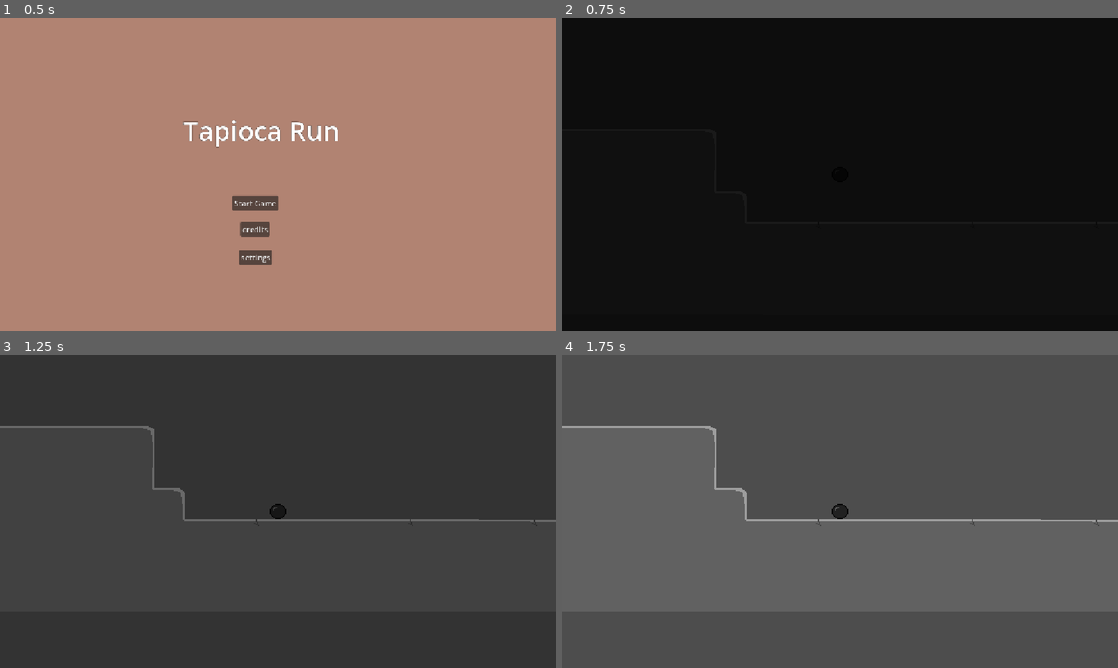
Above: before the commit, frames 1-4 (two rows, left to right).
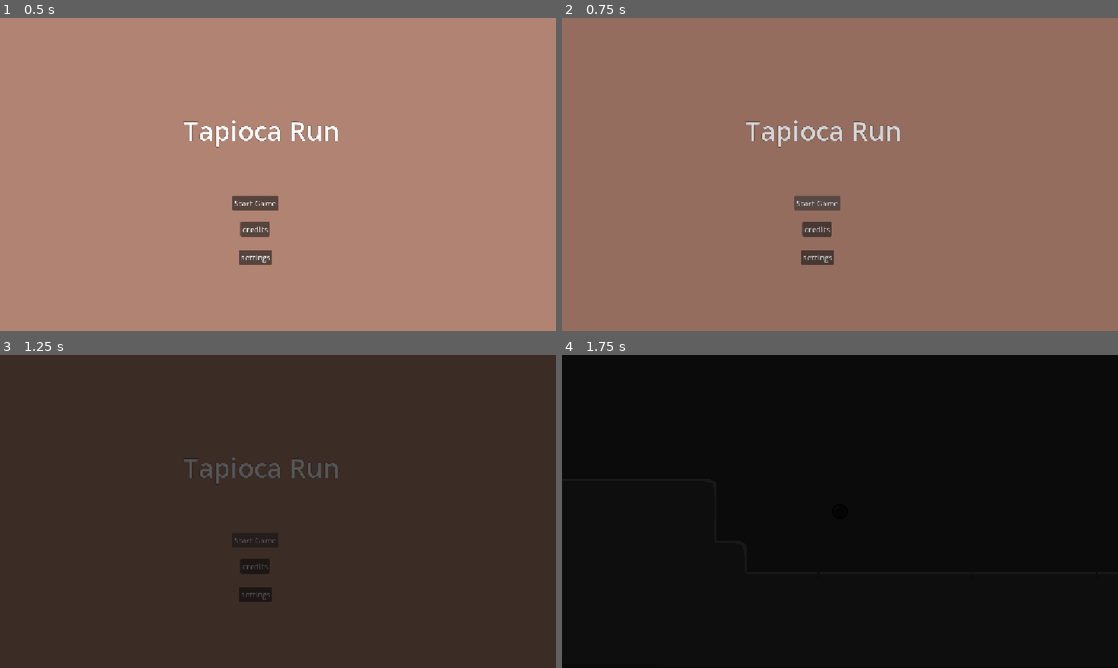
Above: after the commit, the same moments.

Repository: Adi-Ari-17/tapioca-run
Game: Godot game, scene res://scenes/main.tscn
Two runs of this game, one before a commit and one after it. Both use one fixed random seed, a clock stepped at 60 frames per second and the inputs below.
Inputs (mouse positions are in pixels of both pictures, inside the frame that each line leads up to):
- Up to frame 1 (0.5 s): no input
- Up to frame 2 (0.75 s): click "Start Game" at 0.5 s
- Up to frame 3 (1.25 s): no input
- Up to frame 4 (1.75 s): click (817, 539) at 1.25 s, where only the run after the commit has a clickable "Start Game"

Frame 1 is identical in both runs. In frame 2, 100% of the frame differs, in the area x 0-100%, y 0-100%; in frame 3, 39%; in frame 4, 100%.

Commit message:
more player stuff

Diff:
--- a/tapioca-run/project.godot
+++ b/tapioca-run/project.godot
@@ -30,6 +30,7 @@
 "deadzone": 0.2,
 "events": [Object(InputEventKey,"resource_local_to_scene":false,"resource_name":"","device":-1,"window_id":0,"alt_press …(195 unchanged characters)…
 , Object(InputEventKey,"resource_local_to_scene":false,"resource_name":"","device":-1,"window_id":0,"alt_pressed":false …(183 unchanged characters)…
+, Object(InputEventKey,"resource_local_to_scene":false,"resource_name":"","device":-1,"window_id":0,"alt_pressed":false,"shift_pressed":false,"ctrl_pressed":false,"meta_pressed":false,"pressed":false,"keycode":0,"physical_keycode":32,"key_label":0,"unicode":32,"location":0,"echo":false,"script":null)
 ]
 }
 down={
@@ -54,6 +55,7 @@
 [physics]
 
 3d/physics_engine="Jolt Physics"
+2d/default_gravity=750.0
 
 [rendering]
 
--- a/tapioca-run/scenes/player.tscn
+++ b/tapioca-run/scenes/player.tscn
@@ -6,6 +6,128 @@
 [sub_resource type="CircleShape2D" id="CircleShape2D_gkh53"]
 radius = 8.0
 
+[sub_resource type="Animation" id="Animation_qlg0r"]
+length = 0.001
+tracks/0/type = "value"
+tracks/0/imported = false
+tracks/0/enabled = true
+tracks/0/path = NodePath("Sprite2D:frame_coords")
+tracks/0/interp = 1
+tracks/0/loop_wrap = true
+tracks/0/keys = {
+"times": PackedFloat32Array(0),
+"transitions": PackedFloat32Array(1),
+"update": 1,
+"values": [Vector2i(0, 0)]
+}
+tracks/1/type = "value"
+tracks/1/imported = false
+tracks/1/enabled = true
+tracks/1/path = NodePath("Sprite2D:position")
+tracks/1/interp = 1
+tracks/1/loop_wrap = true
+tracks/1/keys = {
+"times": PackedFloat32Array(0),
+"transitions": PackedFloat32Array(1),
+"update": 0,
+"values": [Vector2(0, -8)]
+}
+
+[sub_resource type="Animation" id="Animation_g2els"]
+resource_name = "down-bounce-normal"
+length = 0.2
+step = 0.05
+tracks/0/type = "value"
+tracks/0/imported = false
+tracks/0/enabled = true
+tracks/0/path = NodePath("Sprite2D:frame_coords")
+tracks/0/interp = 1
+tracks/0/loop_wrap = true
+tracks/0/keys = {
+"times": PackedFloat32Array(0, 0.05, 0.1, 0.15, 0.2),
+"transitions": PackedFloat32Array(1, 1, 1, 1, 1),
+"update": 1,
+"values": [Vector2i(0, 0), Vector2i(1, 0), Vector2i(2, 0), Vector2i(3, 0), Vector2i(4, 0)]
+}
+tracks/1/type = "value"
+tracks/1/imported = false
+tracks/1/enabled = true
+tracks/1/path = NodePath("Sprite2D:position")
+tracks/1/interp = 1
+tracks/1/loop_wrap = true
+tracks/1/keys = {
+"times": PackedFloat32Array(0, 0.05, 0.1, 0.15, 0.2),
+"transitions": PackedFloat32Array(1, 1, 1, 1, 1),
+"update": 1,
+"values": [Vector2(0, -8), Vector2(0, -7), Vector2(0, -6), Vector2(0, -5), Vector2(0, -4)]
+}
+
+[sub_resource type="Animation" id="Animation_qhqgy"]
+resource_name = "down-bounce-pop"
+length = 0.2
+step = 0.05
+tracks/0/type = "value"
+tracks/0/imported = false
+tracks/0/enabled = true
+tracks/0/path = NodePath("Sprite2D:frame_coords")
+tracks/0/interp = 1
+tracks/0/loop_wrap = true
+tracks/0/keys = {
+"times": PackedFloat32Array(0, 0.05, 0.1, 0.15, 0.2),
+"transitions": PackedFloat32Array(1, 1, 1, 1, 1),
+"update": 1,
+"values": [Vector2i(0, 1), Vector2i(1, 1), Vector2i(2, 1), Vector2i(3, 1), Vector2i(4, 1)]
+}
+tracks/1/type = "value"
+tracks/1/imported = false
+tracks/1/enabled = true
+tracks/1/path = NodePath("Sprite2D:position")
+tracks/1/interp = 1
+tracks/1/loop_wrap = true
+tracks/1/keys = {
+"times": PackedFloat32Array(0, 0.05, 0.1, 0.15, 0.2),
+"transitions": PackedFloat32Array(1, 1, 1, 1, 1),
+"update": 1,
+"values": [Vector2(0, -8), Vector2(0, -7), Vector2(0, -6), Vector2(0, -5), Vector2(0, -4)]
+}
+
+[sub_resource type="Animation" id="Animation_dqkch"]
+resource_name = "down-bounce-sugar"
+length = 0.2
+step = 0.05
+tracks/0/type = "value"
+tracks/0/imported = false
+tracks/0/enabled = true
+tracks/0/path = NodePath("Sprite2D:frame_coords")
+tracks/0/interp = 1
+tracks/0/loop_wrap = true
+tracks/0/keys = {
+"times": PackedFloat32Array(0, 0.05, 0.1, 0.15, 0.2),
+"transitions": PackedFloat32Array(1, 1, 1, 1, 1),
+"update": 1,
+"values": [Vector2i(0, 2), Vector2i(1, 2), Vector2i(2, 2), Vector2i(3, 2), Vector2i(4, 2)]
+}
+tracks/1/type = "value"
+tracks/1/imported = false
+tracks/1/enabled = true
+tracks/1/path = NodePath("Sprite2D:position")
+tracks/1/interp = 1
+tracks/1/loop_wrap = true
+tracks/1/keys = {
+"times": PackedFloat32Array(0.001, 0.05, 0.1, 0.15, 0.2),
+"transitions": PackedFloat32Array(1, 1, 1, 1, 1),
+"update": 1,
+"values": [Vector2(0, -8), Vector2(0, -7), Vector2(0, -6), Vector2(0, -5), Vector2(0, -4)]
+}
+
+[sub_resource type="AnimationLibrary" id="AnimationLibrary_qhqgy"]
+_data = {
+&"RESET": SubResource("Animation_qlg0r"),
+&"down-bounce-normal": SubResource("Animation_g2els"),
+&"down-bounce-pop": SubResource("Animation_qhqgy"),
+&"down-bounce-sugar": SubResource("Animation_dqkch")
+}
+
 [sub_resource type="CircleShape2D" id="CircleShape2D_3vyb7"]
 radius = 7.0
 
@@ -13,20 +135,25 @@
 script = ExtResource("1_3vyb7")
 
 [node name="CollisionShape2D" type="CollisionShape2D" parent="." unique_id=462574078]
+position = Vector2(0, -8)
 shape = SubResource("CircleShape2D_gkh53")
 
 [node name="Sprite2D" type="Sprite2D" parent="." unique_id=1234403259]
 z_index = 10
+position = Vector2(0, -8)
 texture = ExtResource("2_g2els")
 hframes = 5
 vframes = 6
 
 [node name="AnimationPlayer" type="AnimationPlayer" parent="." unique_id=1464659142]
+libraries/ = SubResource("AnimationLibrary_qhqgy")
 
 [node name="Hurtbox" type="Area2D" parent="." unique_id=1911612382]
+position = Vector2(0, -8)
 
 [node name="CollisionShape2D" type="CollisionShape2D" parent="Hurtbox" unique_id=617202702]
 shape = SubResource("CircleShape2D_3vyb7")
 
 [node name="Camera2D" type="Camera2D" parent="." unique_id=1798268935]
+position = Vector2(0, -8)
 zoom = Vector2(2, 2)
--- a/tapioca-run/scripts/main.gd
+++ b/tapioca-run/scripts/main.gd
@@ -17,7 +17,6 @@
 	menu_scene.game_start.connect(game_starting)
 
 func game_starting() -> void:
-	print("game shall start in like 30 mins")
 	if player:
 		player.set_physics_process(true)
 	change_level(GameManager.current_level, GameManager.spawn_pos)
--- a/tapioca-run/scripts/player.gd
+++ b/tapioca-run/scripts/player.gd
@@ -1,17 +1,17 @@
 extends CharacterBody2D
 
-
-const SPEED = 300.0
-const JUMP_VELOCITY = -400.0
+const SPEED = 200.0
+const JUMP_VELOCITY = -325.0
 
 
 func _physics_process(delta: float) -> void:
-	# Add the gravity.
 	if not is_on_floor():
 		velocity += get_gravity() * delta
-	if Input.is_action_just_pressed("ui_accept") and is_on_floor():
+	if Input.is_action_just_pressed("up") and is_on_floor():
 		velocity.y = JUMP_VELOCITY
-	var direction := Input.get_axis("ui_left", "ui_right")
+	if Input.is_action_just_released("up") and velocity.y < 0:
+		velocity.y = 0
+	var direction := Input.get_axis("left", "right")
 	if direction:
 		velocity.x = direction * SPEED
 	else:
--- a/tapioca-run/scripts/transition_layer.gd
+++ b/tapioca-run/scripts/transition_layer.gd
@@ -4,6 +4,8 @@
 
 func fade_in() -> void:
 	animation_player.play("fade in")
+	await animation_player.animation_finished
 
 func fade_out() -> void:
 	animation_player.play("fade out")
+	await animation_player.animation_finished
